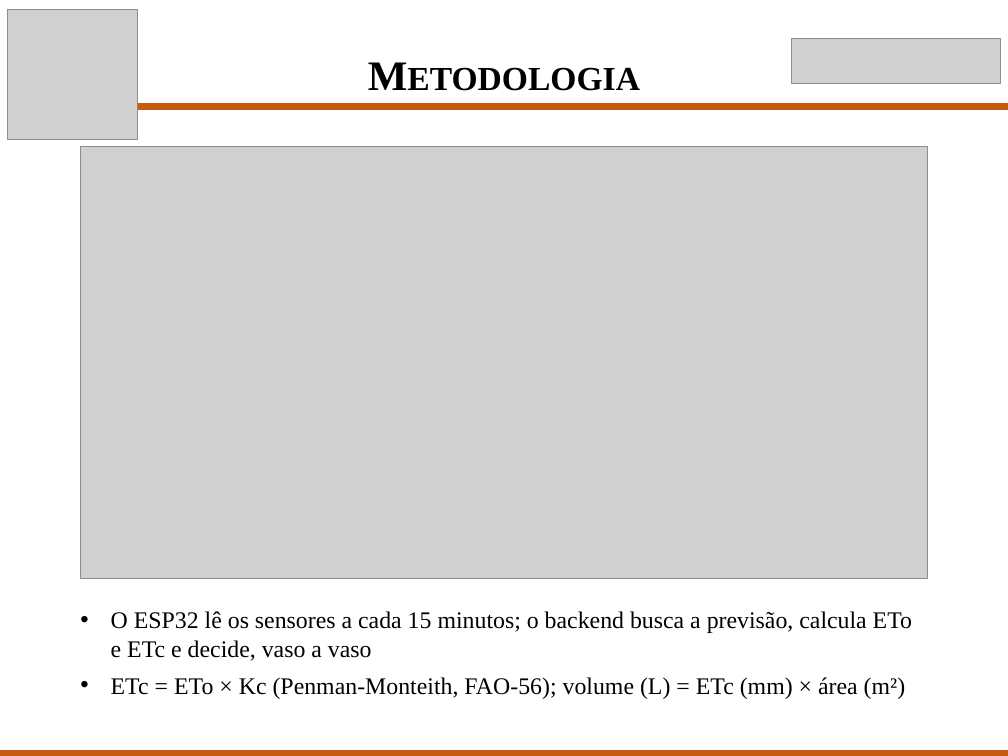
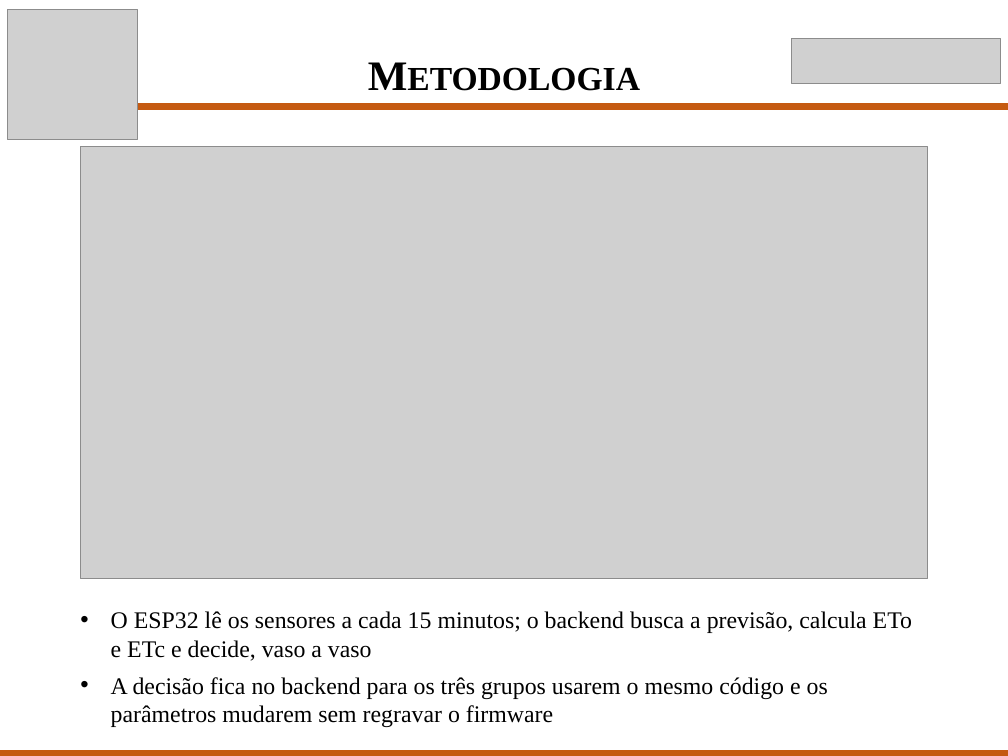
Before and after one commit to Scaglia05/irrigacao-inteligente, a slide deck: slide 6 of docs/p2/Apresentacao_TCC_P2.pptx (slide 5 before the commit). Drawn at 1008x756 pixels with LibreOffice and Linux fonts; fonts in the diff are those of the drawing; grey boxes stand for pictures. Boxes give left, top, right and bottom in pixels: in the first picture for what was removed or moved away, otherwise in the second. Text is boxed around its words. In the diff, an @@ line names an element or a change of style, - is before the commit and + after.

```diff
--- a/docs/p2/Apresentacao_TCC_P2.pptx
+++ b/docs/p2/Apresentacao_TCC_P2.pptx
@@ text at (111, 677, 828, 727): text changed @@
-• ETc = ETo × Kc (Penman-Monteith, FAO-56); volume (L) = ETc (mm) × área (m²)
+• A decisão fica no backend para os três grupos usarem o mesmo código e os parâmetros mudarem sem regravar o firmware
```
Also in this commit, not shown: 4 other slides changed, 4 slides added, 1 other file.
